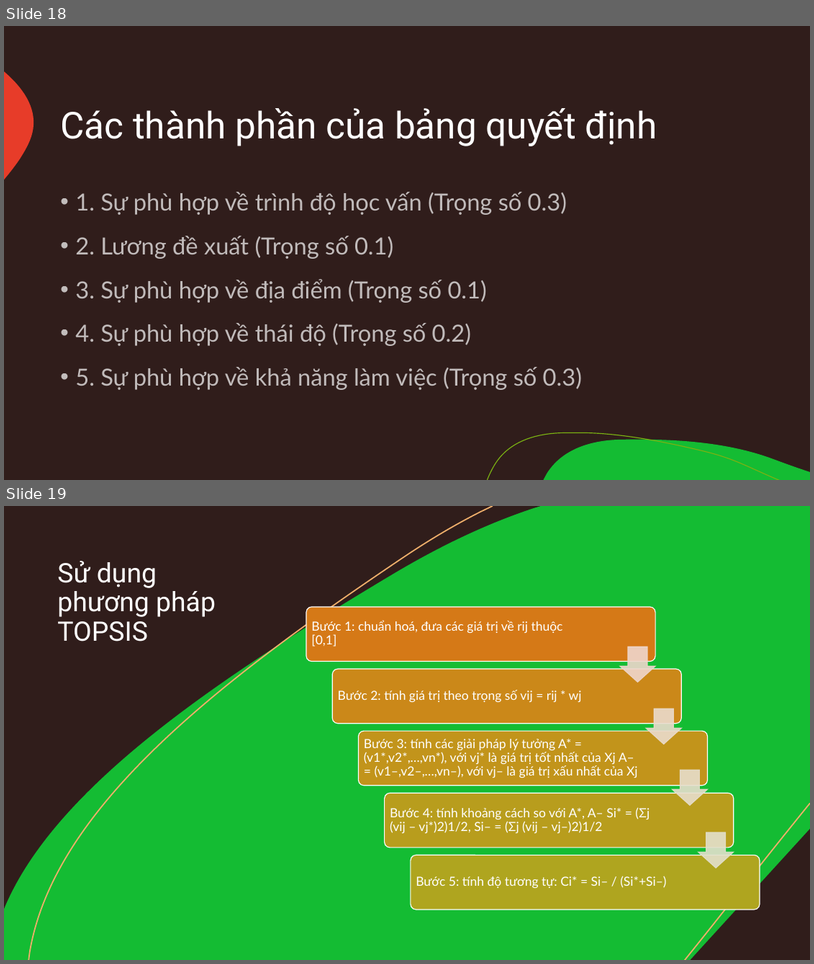
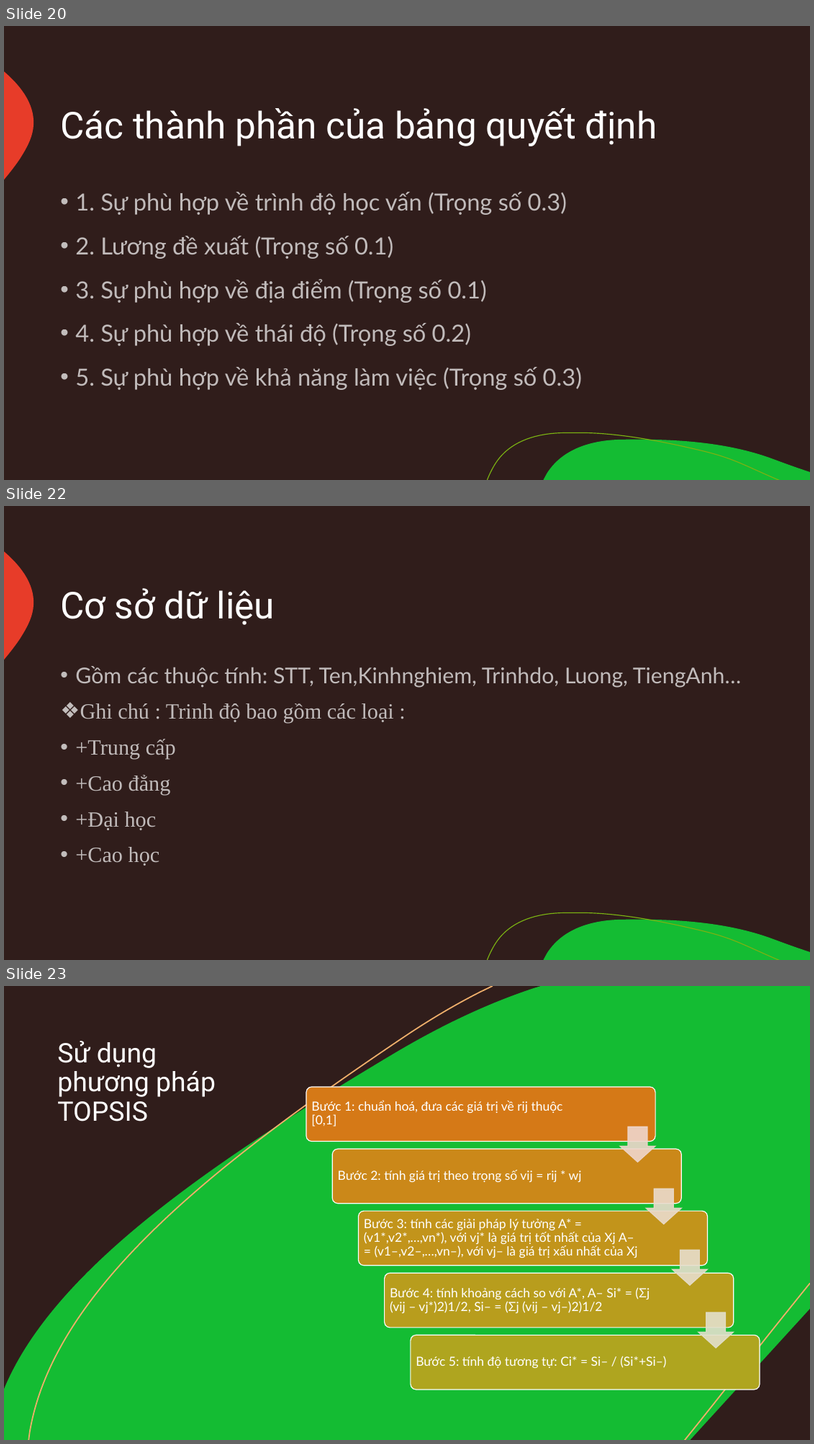
Before and after one commit to Tranphuong99/HTGQD, a slide deck: Báo cáo môn học.pptx. Shown one above the other, each under a label of ours: slides 18 and 19 before the commit, slides 20, 22 and 23 after it; the slides between them are not shown. The pictures are 814x964 and 814x1444 pixels, drawn with LibreOffice and Linux fonts; fonts in the diff are those of the drawing. Boxes give left, top, right and bottom in pixels: in the first picture for what was removed or moved away, otherwise in the second. Text is boxed around its words. In the diff, an @@ line names an element or a change of style, - is before the commit and + after.

```diff
--- a/Báo cáo môn học.pptx
+++ b/Báo cáo môn học.pptx
@@ slide 22 added at <box>4,506,810,960</box>, background #301D1B; not listed: 3 template elements that a slide beside it also shows @@
@@ title added at <box>60,588,275,625</box>, 44 pt, text #FFFFFF @@
+Cơ sở dữ liệu
@@ text added at <box>75,666,741,865</box>, 25.9 pt, text #FFFFFF at 70% opacity @@
+• Gồm các thuộc tính: STT, Ten,Kinhnghiem, Trinhdo, Luong, TiengAnh…
+❖ Ghi chú : Trinh độ bao gồm các loại :
+• +Trung cấp
+• +Cao đẳng
+• +Đại học
+• +Cao học
@@ what was slide 18 is now slide 20 @@
@@ what was slide 19 is now slide 23 @@
```
Also in this commit, not shown: 1 slide changed, 6 other slides added, 1 slide removed.
